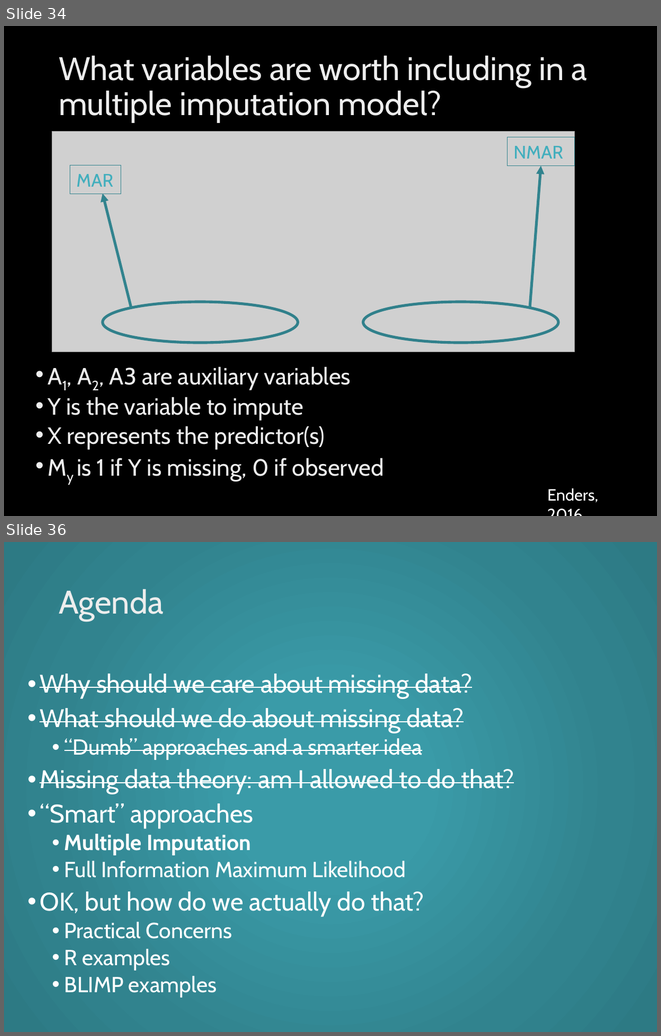
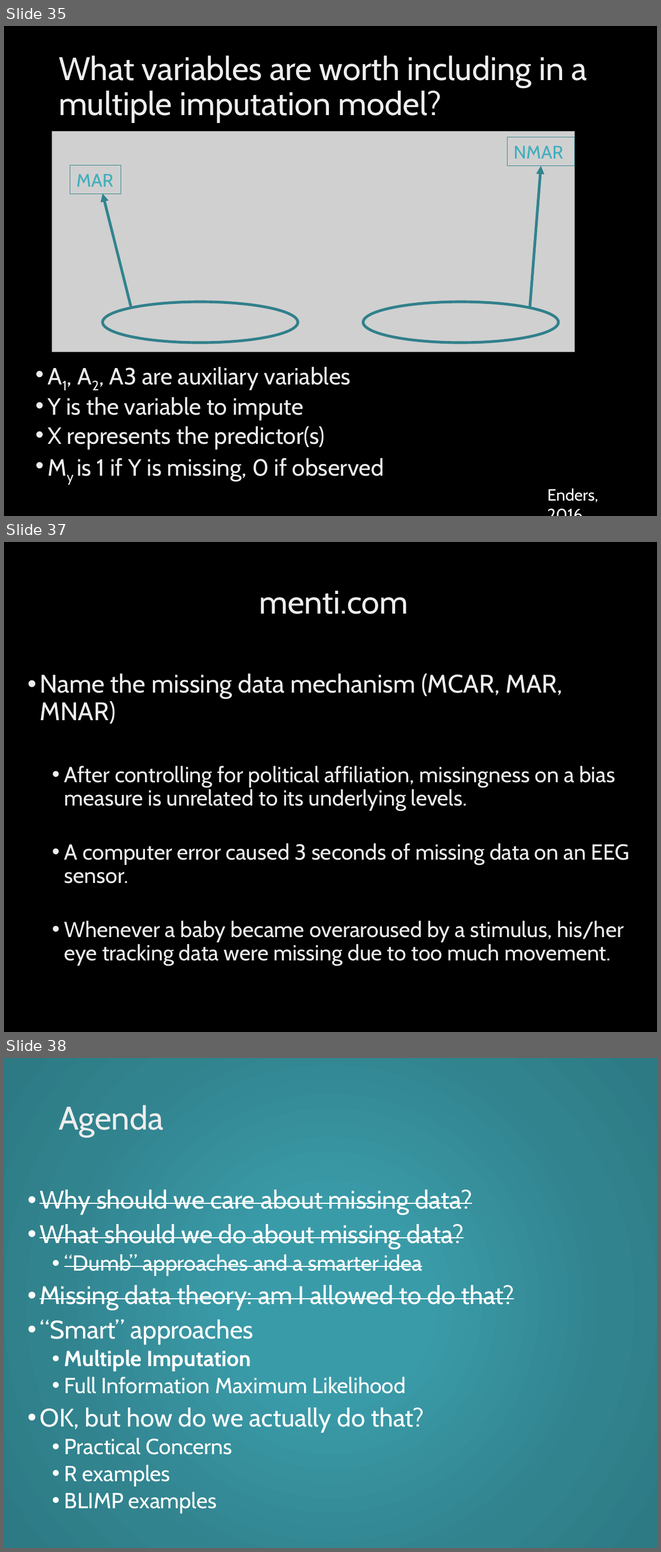
Before and after one commit to mhalvo/missingdata, a slide deck: MissingDataWorkshop2018.pptx. Shown one above the other, each under a label of ours: slides 34 and 36 before the commit, slides 35, 37 and 38 after it; the slides between them are not shown. The pictures are 661x1036 and 661x1552 pixels, drawn with LibreOffice and Linux fonts; fonts in the diff are those of the drawing; grey boxes stand for pictures; background and template pictures are left out. Boxes give left, top, right and bottom in pixels: in the first picture for what was removed or moved away, otherwise in the second. Text is boxed around its words. In the diff, an @@ line names an element or a change of style, - is before the commit and + after.

```diff
--- a/MissingDataWorkshop2018.pptx
+++ b/MissingDataWorkshop2018.pptx
@@ slide 37 added at box(4, 542, 657, 1032), background picture (left out) @@
@@ title added at box(259, 591, 408, 614), 36 pt, text gradient #BFBFBF to #EDEDED to #FFFFFF @@
+menti.com
@@ text added at box(40, 673, 630, 965), 24 pt, text gradient #BFBFBF to #EDEDED to #FFFFFF @@
+• Name the missing data mechanism (MCAR, MAR, MNAR)
+  • After controlling for political affiliation, missingness on a bias measure is unrelated to its underlying levels.
+  • A computer error caused 3 seconds of missing data on an EEG sensor.
+  • Whenever a baby became overaroused by a stimulus, his/her eye tracking data were missing due to too much movement.
@@ what was slide 34 is now slide 35 @@
@@ what was slide 36 is now slide 38 @@
```
Also in this commit, not shown: 6 slides changed, 9 other slides added, 3 other files.
